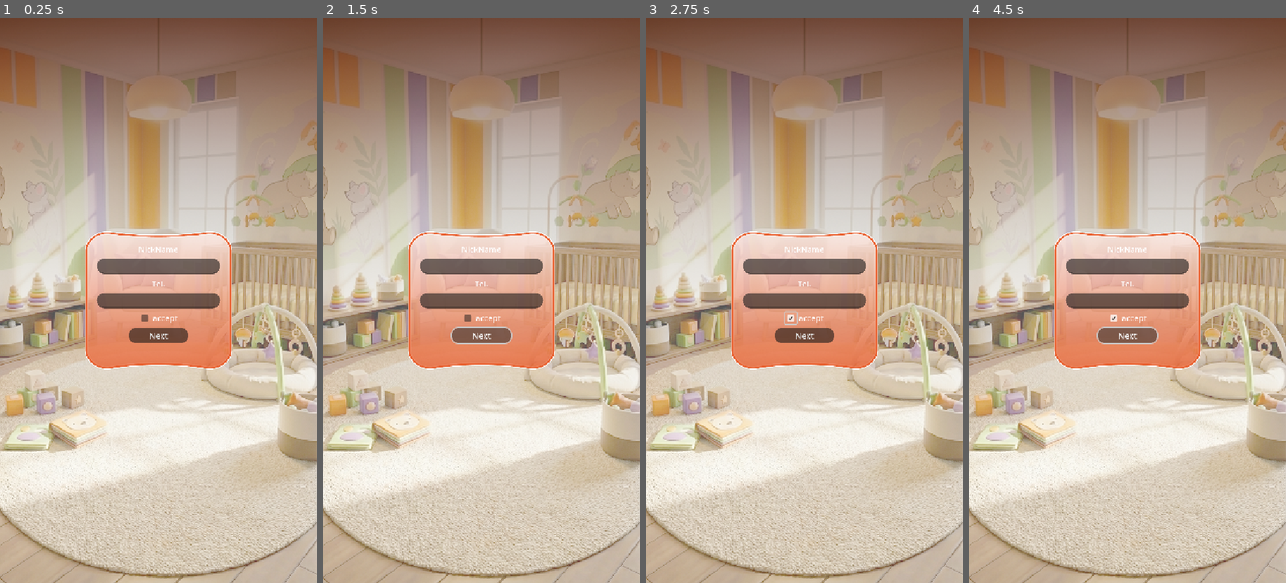
Above: before the commit, frames 1-4 (left to right).
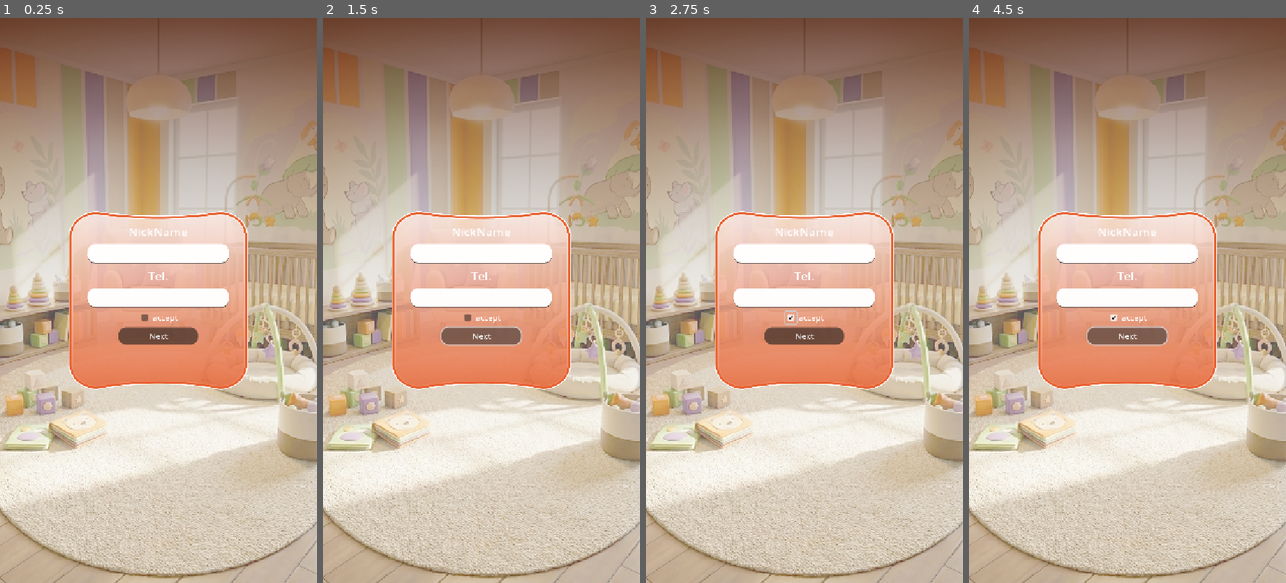
Above: after the commit, the same moments.

Repository: 6099sin/pro-c
Game: Godot game, scene res://scenes/ui/user_info.tscn
Two runs of this game, one before a commit and one after it. Both use one fixed random seed, a clock stepped at 60 frames per second and the inputs below. This scene is started directly instead of the project's main scene.
Inputs (mouse positions are in pixels of both pictures, inside the frame that each line leads up to):
- Up to frame 1 (0.25 s): no input
- Up to frame 2 (1.5 s): click "Next" at 0.5 s; click "Next" at 1.25 s
- Up to frame 3 (2.75 s): click (791, 317) at 2 s
- Up to frame 4 (4.5 s): click (1114, 317) at 2.75 s; click (1114, 317) at 3.5 s; click "Next" at 4.25 s

The runs differ from the first frame. In frame 1, 11% of the frame differs, in the area x 21-79%, y 34-66%; in frame 2, 11%; in frame 3, 11%; in frame 4, 11%.

Commit message:
adjust stylebox and fix scritpt user_info

Diff:
--- a/scenes/ui/user_info.tscn
+++ b/scenes/ui/user_info.tscn
@@ -115,10 +115,10 @@
 anchor_top = 0.5
 anchor_right = 0.5
 anchor_bottom = 0.5
-offset_left = -151.00002
-offset_top = -141.0
-offset_right = 151.0
-offset_bottom = 141.0
+offset_left = -181.59293
+offset_top = -182.0
+offset_right = 181.5929
+offset_bottom = 182.0
 grow_horizontal = 2
 grow_vertical = 2
 theme_override_styles/panel = SubResource("StyleBoxFlat_ybqoc")
@@ -141,20 +141,34 @@
 
 [node name="Label" type="Label" parent="PanelContainer/MarginContainer/VBoxContainer"]
 layout_mode = 2
+theme_override_font_sizes/font_size = 24
 text = "NickName"
 horizontal_alignment = 1
 
-[node name="LineEditName" type="LineEdit" parent="PanelContainer/MarginContainer/VBoxContainer"]
+[node name="MarginContainer2" type="MarginContainer" parent="PanelContainer/MarginContainer/VBoxContainer"]
+layout_mode = 2
+theme_override_constants/margin_left = 14
+theme_override_constants/margin_right = 14
+
+[node name="LineEditName" type="LineEdit" parent="PanelContainer/MarginContainer/VBoxContainer/MarginContainer2"]
+custom_minimum_size = Vector2(0, 40)
 layout_mode = 2
 theme_override_styles/normal = ExtResource("1_00e66")
 theme_override_styles/focus = ExtResource("2_p1tq6")
 
 [node name="Label2" type="Label" parent="PanelContainer/MarginContainer/VBoxContainer"]
 layout_mode = 2
+theme_override_font_sizes/font_size = 24
 text = "Tel."
 horizontal_alignment = 1
 
-[node name="LineEditTel" type="LineEdit" parent="PanelContainer/MarginContainer/VBoxContainer"]
+[node name="MarginContainer3" type="MarginContainer" parent="PanelContainer/MarginContainer/VBoxContainer"]
+layout_mode = 2
+theme_override_constants/margin_left = 14
+theme_override_constants/margin_right = 14
+
+[node name="LineEditTel" type="LineEdit" parent="PanelContainer/MarginContainer/VBoxContainer/MarginContainer3"]
+custom_minimum_size = Vector2(0, 40)
 layout_mode = 2
 theme_override_styles/normal = ExtResource("1_00e66")
 theme_override_styles/focus = ExtResource("2_p1tq6")
@@ -175,10 +189,11 @@
 
 [node name="MarginContainer" type="MarginContainer" parent="PanelContainer/MarginContainer/VBoxContainer"]
 layout_mode = 2
-theme_override_constants/margin_left = 65
-theme_override_constants/margin_right = 65
+theme_override_constants/margin_left = 77
+theme_override_constants/margin_right = 77
 
 [node name="Button" type="Button" parent="PanelContainer/MarginContainer/VBoxContainer/MarginContainer"]
+custom_minimum_size = Vector2(0, 35)
 layout_mode = 2
 theme_override_styles/normal = SubResource("StyleBoxFlat_p1tq6")
 theme_override_styles/pressed = SubResource("StyleBoxFlat_yw532")
--- a/scripts/ui/user_info.gd
+++ b/scripts/ui/user_info.gd
@@ -1,7 +1,7 @@
 extends Control
 
-@onready var input_tel: LineEdit = $PanelContainer/MarginContainer/VBoxContainer/LineEditTel
-@onready var input_name: LineEdit = $PanelContainer/MarginContainer/VBoxContainer/LineEditName
+@onready var input_tel: LineEdit = $PanelContainer/MarginContainer/VBoxContainer/MarginContainer3/LineEditTel
+@onready var input_name: LineEdit = $PanelContainer/MarginContainer/VBoxContainer/MarginContainer2/LineEditName
 @onready var check_box: CheckBox = $PanelContainer/MarginContainer/VBoxContainer/CenterContainer/HBoxContainer/CheckBox
 
 # Variable to store the last valid phone number
--- a/theme/style_box_flat_Round.tres
+++ b/theme/style_box_flat_Round.tres
@@ -5,7 +5,7 @@
 content_margin_top = 4.0
 content_margin_right = 4.0
 content_margin_bottom = 4.0
-bg_color = Color(0.1, 0.1, 0.1, 0.6)
+bg_color = Color(1, 1, 1, 0.972549)
 border_width_bottom = 2
 border_color = Color(0, 0, 0, 0.6)
 corner_radius_top_left = 15
